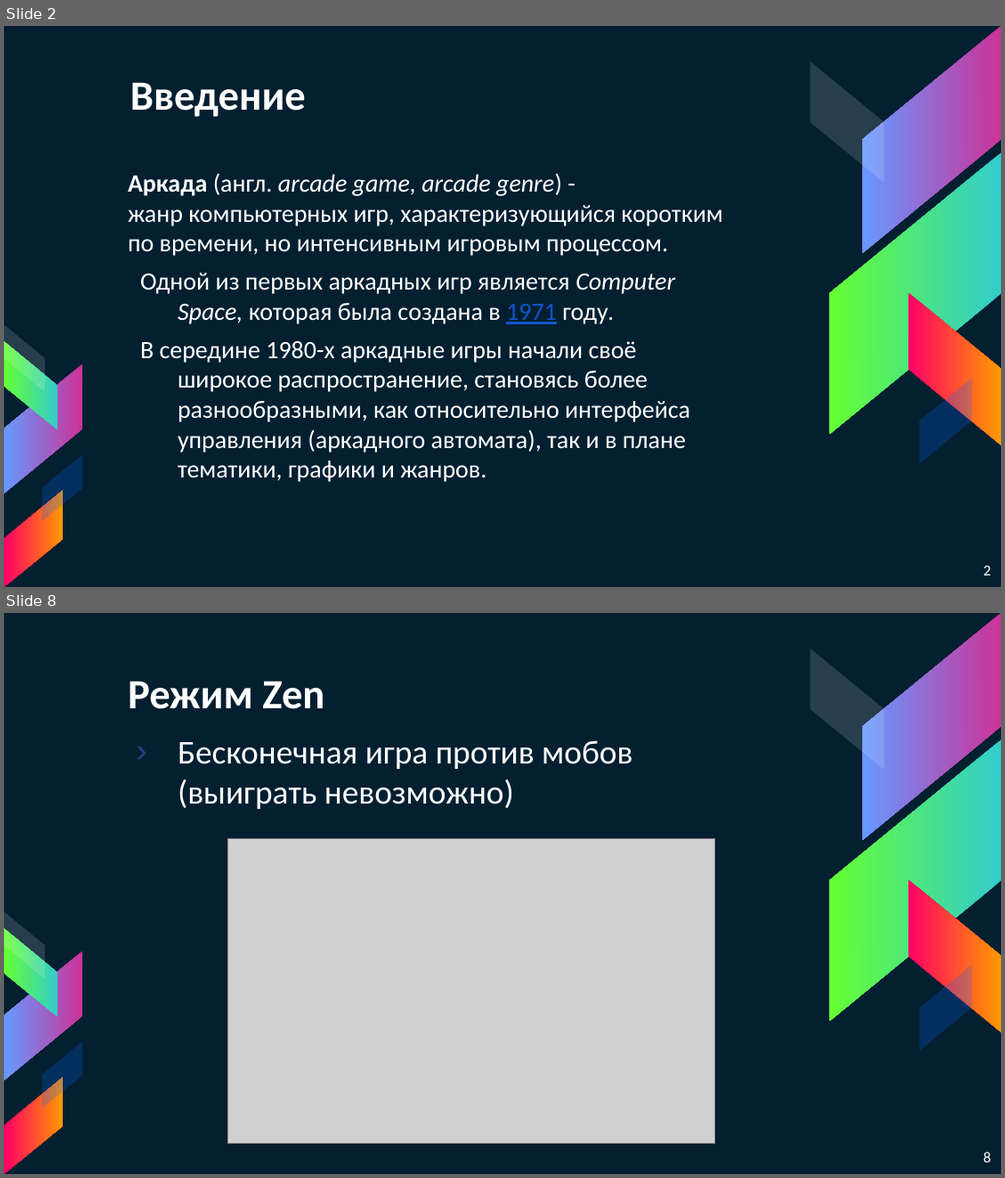
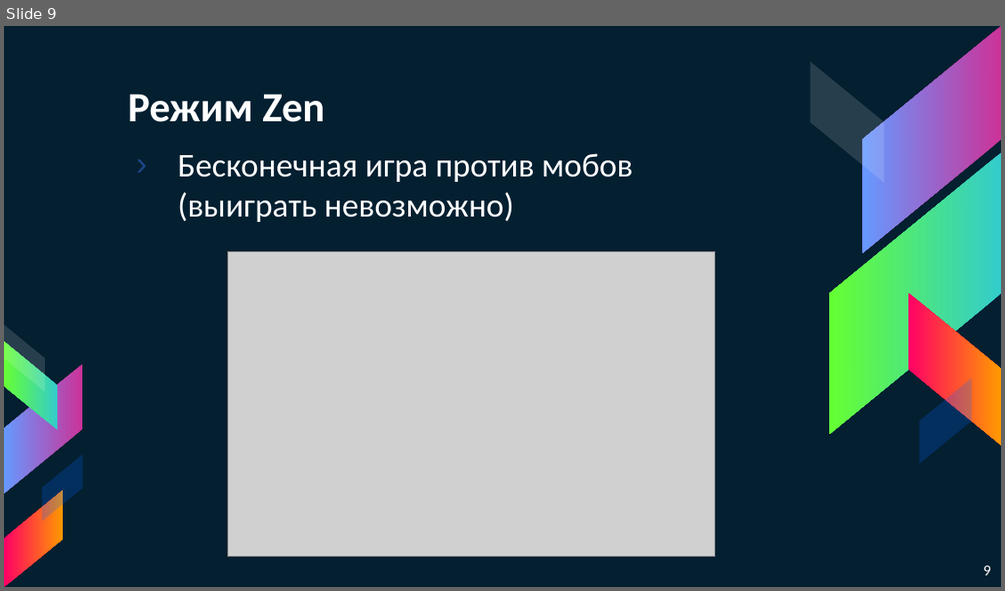
Before and after one commit to RomanRodionov/TheGame, a slide deck: Presentation.pptx. Shown one above the other, each under a label of ours: slides 2 and 8 before the commit, slide 9 after it; the slides between them are not shown. The pictures are 1005x1178 and 1005x591 pixels, drawn with LibreOffice and Linux fonts; fonts in the diff are those of the drawing; grey boxes stand for pictures. Boxes give left, top, right and bottom in pixels: in the first picture for what was removed or moved away, otherwise in the second. Text is boxed around its words. In the diff, an @@ line names an element or a change of style, - is before the commit and + after.

```diff
--- a/Presentation.pptx
+++ b/Presentation.pptx
@@ slide 2 removed at box(4, 26, 1001, 587), background #041F30; not listed: 10 template elements that a slide beside it also shows @@
@@ title removed at box(130, 82, 306, 117) @@
-Введение
@@ text removed at box(128, 173, 722, 482) @@
-Аркада (англ. arcade game, arcade genre) -жанр компьютерных игр, характеризующийся коротким по времени, но интенсивным игровым процессом.
-Одной из первых аркадных игр является Computer Space, которая была создана в 1971 году.
-В середине 1980-х аркадные игры начали своё широкое распространение, становясь более разнообразными, как относительно интерфейса управления (аркадного автомата), так и в плане тематики, графики и жанров.
@@ page number removed at box(983, 565, 991, 575) @@
-2
@@ what was slide 8 is now slide 9 @@
@@ page number at box(983, 565, 991, 575): text changed @@
-8
+9
```
Also in this commit, not shown: 5 slides changed, 5 slides added, 4 other slides removed, 4 other files.
